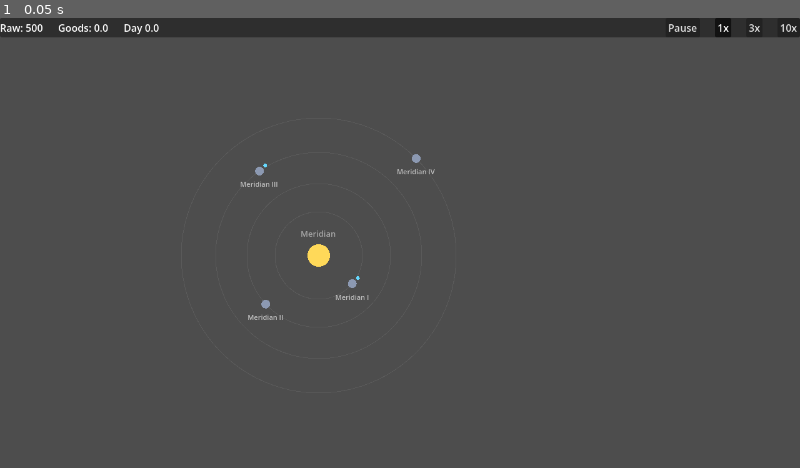
Above: before the commit, frame 1.
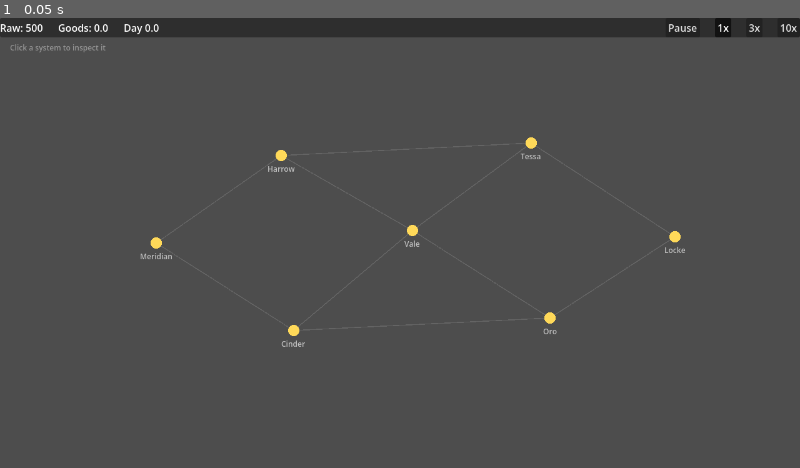
Above: after the commit, the same moment.

Repository: evyatarmitz/reach
Game: Godot game, scene res://game/main.tscn
Two runs of this game, one before a commit and one after it. Both use one fixed random seed, a clock stepped at 60 frames per second and the inputs below.
Inputs:
- Up to frame 1 (0.05 s): no input

The runs differ from the first frame. In frame 1, 0.8% of the frame differs, in the area x 1-86%, y 5-74%.

Commit message:
0.3.0 - multi-system galaxy with lanes
- StarSystem gains map_pos (layout AND the distance metric for upcoming
  influence/neighbor-bonus math). Sim gains add_lane/lane_neighbors/
  system_distance; lanes are system-id pairs on a topology graph.
- Demo map: 7 hand-authored systems, 10 lanes (chokepoints exist), 2-4 planets
  each, deposits scattered deterministically (home system guaranteed one).
- UI: galaxy view (lanes, system nodes, colony rings, name labels) and per-system
  view; click a system to inspect, Esc to go back. Planet panel only in system view.
- Autoshot now saves both views for visual verification.
- 5 new headless tests (36 total, all pass): lane validity, full graph
  connectivity via BFS, every-system-has-planets, positive distances.
- design choice: system distance is euclidean over map_pos; lanes are for
  movement/chokepoints (vision), not for the influence metric.

Diff:
--- a/desktop/game/main.gd
+++ b/desktop/game/main.gd
@@ -10,6 +10,7 @@
 var speed_idx := 1
 var day_accum := 0.0
 var selected_planet_id := -1
+var view_system_id := -1  # -1 = galaxy view, otherwise the focused system
 
 var raw_label: Label
 var goods_label: Label
@@ -56,11 +57,22 @@
 				speed_idx = 2
 			KEY_3:
 				speed_idx = 3
+			KEY_ESCAPE:
+				view_system_id = -1
+				selected_planet_id = -1
 
 
 func _select_at(pos: Vector2) -> void:
+	if view_system_id == -1:
+		for sys in sim.systems.values():
+			if pos.distance_to(sys.map_pos) <= 20.0:
+				view_system_id = sys.id
+				selected_planet_id = -1
+				return
+		return
 	selected_planet_id = -1
-	for planet in sim.planets.values():
+	for pid in sim.systems[view_system_id].planet_ids:
+		var planet: Planet = sim.planets[pid]
 		if pos.distance_to(_planet_pos(planet)) <= 16.0:
 			selected_planet_id = planet.id
 			return
@@ -71,12 +83,44 @@
 
 
 func _draw() -> void:
+	if view_system_id == -1:
+		_draw_galaxy()
+	else:
+		_draw_system(sim.systems[view_system_id])
+
+
+func _draw_galaxy() -> void:
+	var font := ThemeDB.fallback_font
+	for lane in sim.lanes:
+		draw_line(sim.systems[lane[0]].map_pos, sim.systems[lane[1]].map_pos,
+			Color(1, 1, 1, 0.13), 1.5)
+	for sys in sim.systems.values():
+		var colony_count := 0
+		var established_count := 0
+		for pid in sys.planet_ids:
+			var c: Colony = sim.planets[pid].colony
+			if c != null:
+				colony_count += 1
+				if c.established:
+					established_count += 1
+		draw_circle(sys.map_pos, 9.0, Color(1.0, 0.85, 0.35))
+		if colony_count > 0:
+			var ring := Color(0.35, 1.0, 0.5) if established_count > 0 \
+				else Color(1.0, 0.7, 0.25)
+			draw_arc(sys.map_pos, 13.0, 0.0, TAU, 32, ring, 2.0)
+		draw_string(font, sys.map_pos + Vector2(-60.0, 26.0), sys.name,
+			HORIZONTAL_ALIGNMENT_CENTER, 120, 12, Color(1, 1, 1, 0.65))
+	draw_string(font, Vector2(16.0, 52.0), "Click a system to inspect it",
+		HORIZONTAL_ALIGNMENT_LEFT, -1, 12, Color(1, 1, 1, 0.4))
+
+
+func _draw_system(sys: StarSystem) -> void:
+	var font := ThemeDB.fallback_font
 	draw_circle(SYSTEM_CENTER, 18.0, Color(1.0, 0.85, 0.35))
-	var font := ThemeDB.fallback_font
-	draw_string(font, SYSTEM_CENTER + Vector2(-60.0, -30.0),
-		sim.systems.values()[0].name, HORIZONTAL_ALIGNMENT_CENTER, 120, 13,
-		Color(1, 1, 1, 0.5))
-	for planet in sim.planets.values():
+	draw_string(font, SYSTEM_CENTER + Vector2(-60.0, -30.0), sys.name,
+		HORIZONTAL_ALIGNMENT_CENTER, 120, 13, Color(1, 1, 1, 0.5))
+	for pid in sys.planet_ids:
+		var planet: Planet = sim.planets[pid]
 		draw_arc(SYSTEM_CENTER, planet.orbit_radius, 0.0, TAU, 96,
 			Color(1, 1, 1, 0.08), 1.0)
 		var pos := _planet_pos(planet)
@@ -94,6 +138,8 @@
 			draw_arc(pos, 14.5, 0.0, TAU, 32, Color.WHITE, 1.2)
 		draw_string(font, pos + Vector2(-60.0, 26.0), planet.name,
 			HORIZONTAL_ALIGNMENT_CENTER, 120, 11, Color(1, 1, 1, 0.65))
+	draw_string(font, Vector2(16.0, 52.0), "Esc — back to galaxy",
+		HORIZONTAL_ALIGNMENT_LEFT, -1, 12, Color(1, 1, 1, 0.4))
 
 
 func _build_ui() -> void:
@@ -175,8 +221,8 @@
 		speed_buttons[i].button_pressed = (i == speed_idx)
 
 	var planet: Planet = sim.planets.get(selected_planet_id)
-	panel.visible = planet != null
-	if planet == null:
+	panel.visible = planet != null and view_system_id != -1
+	if not panel.visible:
 		return
 	panel_title.text = planet.name
 	var deposit_line := "Deposit: %s%s" % [
@@ -201,15 +247,18 @@
 
 
 # Debug hook for automated visual verification: found a colony, run fast for a
-# couple of real seconds, save a screenshot, quit.
+# couple of real seconds, save galaxy + system screenshots, quit.
 func _autoshot() -> void:
-	var first_planet_id: int = sim.systems.values()[0].planet_ids[0]
-	sim.found_colony(first_planet_id)
-	selected_planet_id = first_planet_id
+	var home: StarSystem = sim.systems.values()[0]
+	sim.found_colony(home.planet_ids[0])
 	speed_idx = 3
 	await get_tree().create_timer(2.0).timeout
 	await RenderingServer.frame_post_draw
-	var img := get_viewport().get_texture().get_image()
-	img.save_png("user://autoshot.png")
-	print("autoshot saved: ", ProjectSettings.globalize_path("user://autoshot.png"))
+	get_viewport().get_texture().get_image().save_png("user://autoshot_galaxy.png")
+	view_system_id = home.id
+	selected_planet_id = home.planet_ids[0]
+	await RenderingServer.frame_post_draw
+	await RenderingServer.frame_post_draw
+	get_viewport().get_texture().get_image().save_png("user://autoshot.png")
+	print("autoshots saved: ", ProjectSettings.globalize_path("user://"))
 	get_tree().quit()
--- a/desktop/sim/sim.gd
+++ b/desktop/sim/sim.gd
@@ -20,16 +20,51 @@
 
 static func new_demo() -> Sim:
 	var sim := Sim.new()
-	var sys := sim.add_system("Meridian")
+	# [name, map position, planet count]. Hand-authored, deterministic.
+	var defs := [
+		["Meridian", Vector2(250, 360), 4],
+		["Harrow", Vector2(450, 220), 3],
+		["Cinder", Vector2(470, 500), 2],
+		["Vale", Vector2(660, 340), 3],
+		["Tessa", Vector2(850, 200), 3],
+		["Oro", Vector2(880, 480), 2],
+		["Locke", Vector2(1080, 350), 4],
+	]
+	var numerals := ["I", "II", "III", "IV"]
 	var radii := [70.0, 115.0, 165.0, 220.0]
-	var angles := [0.7, 2.4, 4.1, 5.5]
-	var deposits := [true, false, true, false]
-	for i in radii.size():
-		var p := sim.add_planet(sys.id, "Meridian %s" % ["I", "II", "III", "IV"][i])
-		p.orbit_radius = radii[i]
-		p.orbit_angle = angles[i]
-		p.has_deposit = deposits[i]
+	for si in defs.size():
+		var sys := sim.add_system(defs[si][0])
+		sys.map_pos = defs[si][1]
+		for pi in int(defs[si][2]):
+			var p := sim.add_planet(sys.id, "%s %s" % [sys.name, numerals[pi]])
+			p.orbit_radius = radii[pi]
+			p.orbit_angle = fmod(0.9 + pi * 1.9 + si * 1.3, TAU)
+			# Scattered deterministically; guarantees the home system's first
+			# planet has one.
+			p.has_deposit = (si + pi) % 3 == 0
+	var sys_ids: Array = sim.systems.keys()
+	for l in [[0, 1], [0, 2], [1, 3], [2, 3], [1, 4], [3, 4], [3, 5], [2, 5],
+			[4, 6], [5, 6]]:
+		sim.add_lane(sys_ids[l[0]], sys_ids[l[1]])
 	return sim
+
+
+func add_lane(a_system_id: int, b_system_id: int) -> void:
+	lanes.append([a_system_id, b_system_id])
+
+
+func lane_neighbors(system_id: int) -> Array[int]:
+	var out: Array[int] = []
+	for l in lanes:
+		if l[0] == system_id:
+			out.append(l[1])
+		elif l[1] == system_id:
+			out.append(l[0])
+	return out
+
+
+func system_distance(a_system_id: int, b_system_id: int) -> float:
+	return systems[a_system_id].map_pos.distance_to(systems[b_system_id].map_pos)
 
 
 func add_system(system_name: String) -> StarSystem:
--- a/desktop/sim/star_system.gd
+++ b/desktop/sim/star_system.gd
@@ -7,3 +7,7 @@
 var id: int = -1
 var name: String = ""
 var planet_ids: Array[int] = []
+
+# Position on the galaxy map. Layout AND the distance metric for the
+# influence/neighbor-bonus math — systems are points, distance is euclidean.
+var map_pos: Vector2 = Vector2.ZERO
--- a/desktop/tests/run_tests.gd
+++ b/desktop/tests/run_tests.gd
@@ -26,6 +26,7 @@
 
 
 func _init() -> void:
+	_test_topology()
 	_test_founding()
 	_test_mining()
 	_test_production_input()
@@ -39,6 +40,35 @@
 	else:
 		print(failures, " TEST(S) FAILED")
 	quit(1 if failures > 0 else 0)
+
+
+func _test_topology() -> void:
+	var sim := Sim.new_demo()
+	check(sim.systems.size() >= 5, "demo map has several systems")
+	var lanes_valid := true
+	for l in sim.lanes:
+		if not (sim.systems.has(l[0]) and sim.systems.has(l[1])):
+			lanes_valid = false
+	check(lanes_valid, "every lane connects two existing systems")
+	var all_have_planets := true
+	for sys in sim.systems.values():
+		if sys.planet_ids.is_empty():
+			all_have_planets = false
+	check(all_have_planets, "every system has at least one planet")
+	# Connectivity: BFS over lanes must reach every system.
+	var visited := {}
+	var queue: Array[int] = [sim.systems.keys()[0]]
+	while not queue.is_empty():
+		var sid: int = queue.pop_front()
+		if visited.has(sid):
+			continue
+		visited[sid] = true
+		for n in sim.lane_neighbors(sid):
+			queue.append(n)
+	check(visited.size() == sim.systems.size(),
+		"lane graph is fully connected")
+	var d := sim.system_distance(sim.systems.keys()[0], sim.systems.keys()[1])
+	check(d > 0.0, "distinct systems have positive distance")
 
 
 func _test_founding() -> void:
